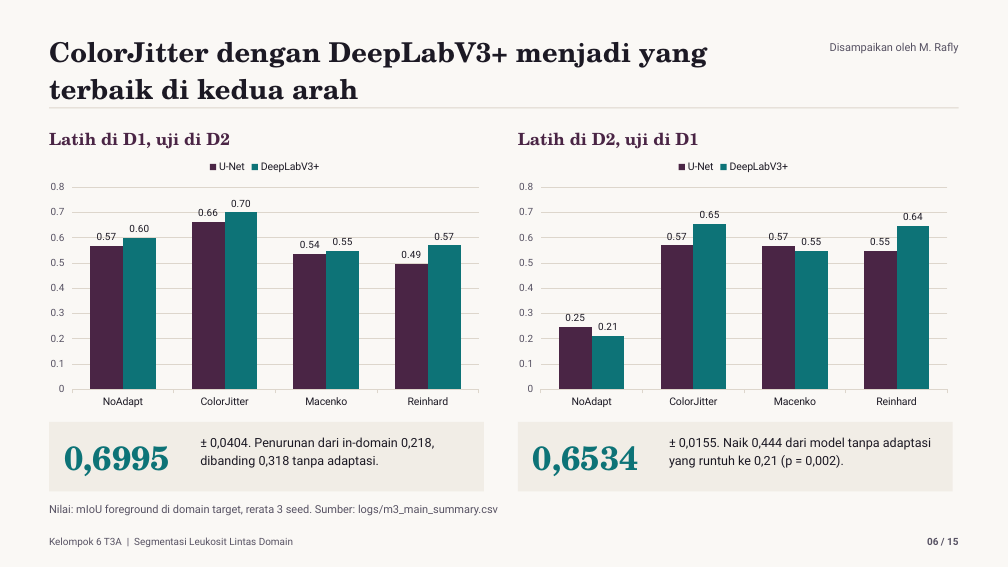
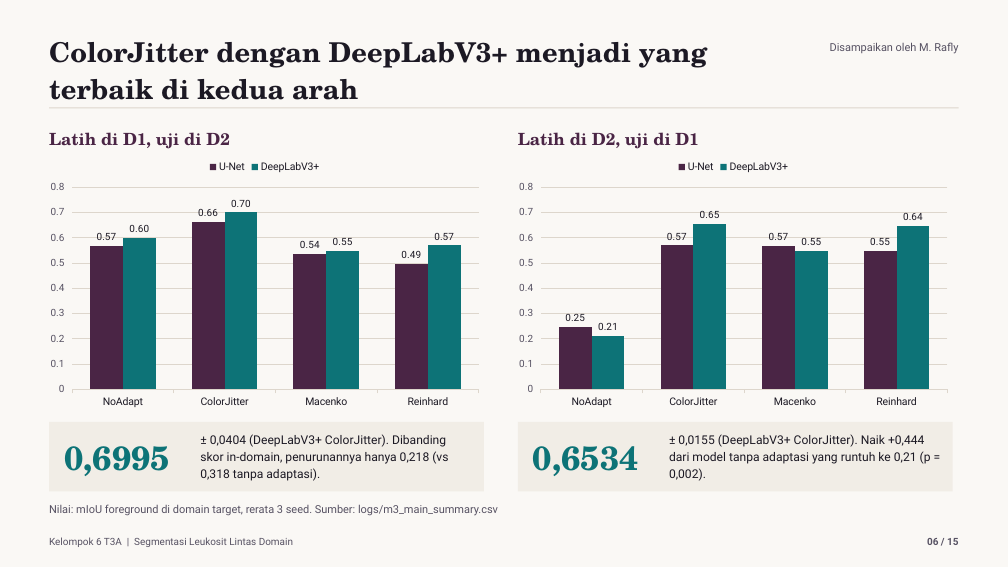
Before and after one commit to attaramadhani/UAS-DL-Kelompok6-T3A-WBC-DomainShift, a slide deck: slide 6 of docs/Presentasi_UAS_DL_Kelompok6_T3A_Redesigned.pptx. Drawn at 1008x567 pixels with LibreOffice and Linux fonts; fonts in the diff are those of the drawing. Boxes give left, top, right and bottom in pixels: in the first picture for what was removed or moved away, otherwise in the second. Text is boxed around its words. In the diff, an @@ line names an element or a change of style, - is before the commit and + after.

```diff
--- a/docs/Presentasi_UAS_DL_Kelompok6_T3A_Redesigned.pptx
+++ b/docs/Presentasi_UAS_DL_Kelompok6_T3A_Redesigned.pptx
@@ text at [200, 434, 448, 481]: text changed; size 12 to 11.5 pt @@
-± 0,0404. Penurunan dari in-domain 0,218, dibanding 0,318 tanpa adaptasi.
+± 0,0404 (DeepLabV3+ ColorJitter). Dibanding skor in-domain, penurunannya hanya 0,218 (vs 0,318 tanpa adaptasi).
@@ text at [669, 434, 931, 481]: text changed; size 12 to 11.5 pt @@
-± 0,0155. Naik 0,444 dari model tanpa adaptasi yang runtuh ke 0,21 (p = 0,002).
+± 0,0155 (DeepLabV3+ ColorJitter). Naik +0,444 dari model tanpa adaptasi yang runtuh ke 0,21 (p = 0,002).
```
Also in this commit, not shown: 6 other slides changed.
